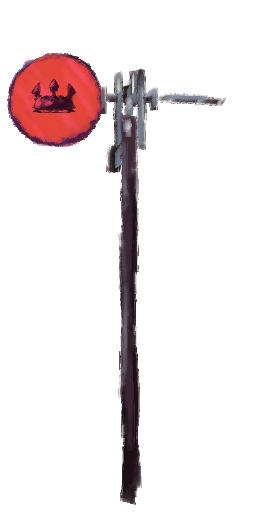
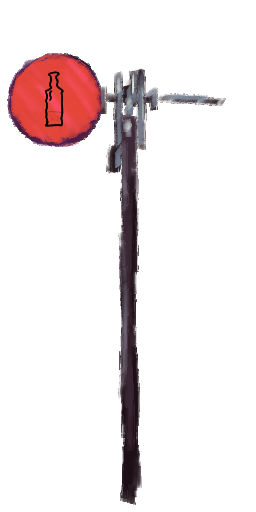
Layers edited between the first and the second (256, 512) image:
added layer "Обычный слой 6" above "Обычный слой 5" over <box>27,67,78,127</box>
hid "Paint Layer 3" over <box>27,67,78,127</box>
painted on "Paint Layer 2" over <box>27,67,78,127</box>
painted on "Paint Layer 1" over <box>27,67,78,127</box>
